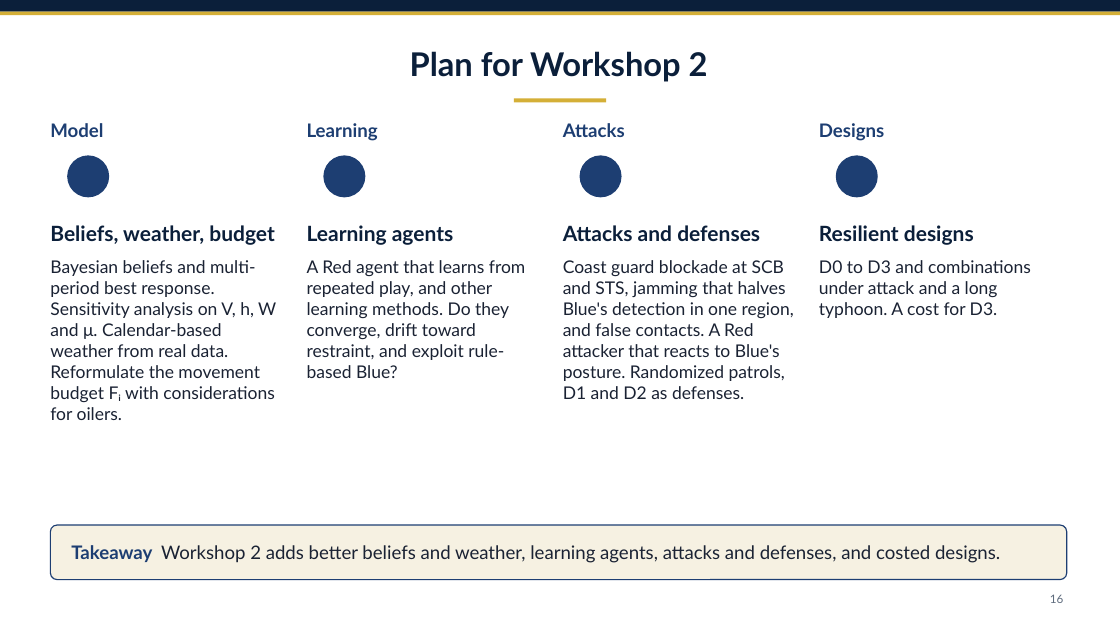
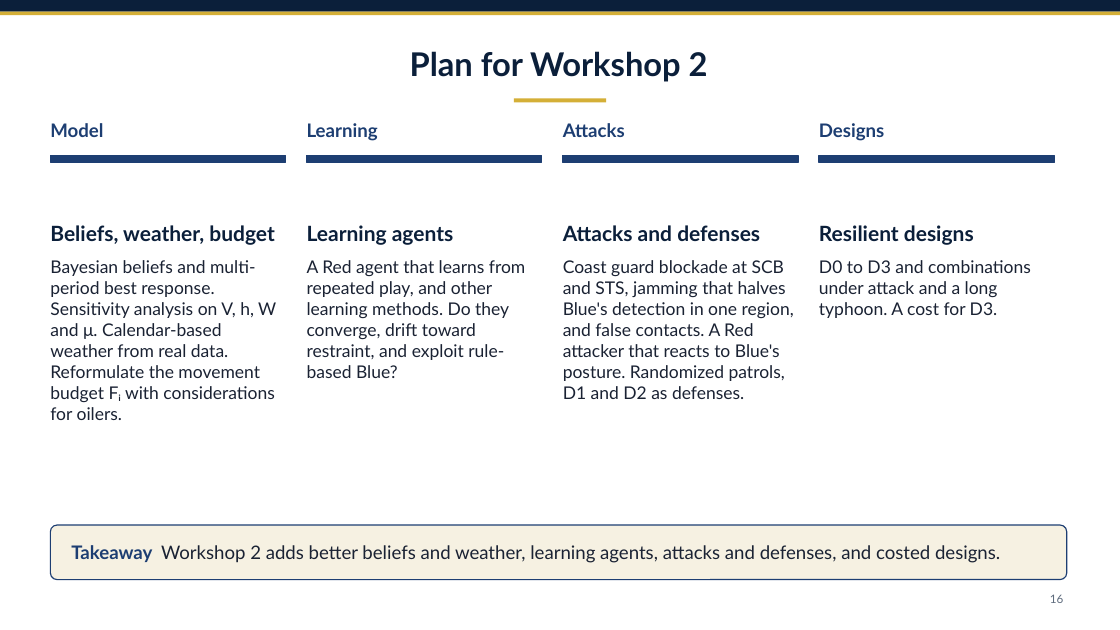
Before and after one commit to draggin-anchor/6.S974-Wargaming-Term-Project, a slide deck: slide 16 of deliverables/02-workshop1-slides.pptx. Drawn at 1120x630 pixels with LibreOffice and Linux fonts; fonts in the diff are those of the drawing. Boxes give left, top, right and bottom in pixels: in the first picture for what was removed or moved away, otherwise in the second. Text is boxed around its words. In the diff, an @@ line names an element or a change of style, - is before the commit and + after.

Commit message:
Workshop 1 slides: final pass and regenerated PDF

```diff
--- a/deliverables/02-workshop1-slides.pptx
+++ b/deliverables/02-workshop1-slides.pptx
@@ rectangle added at [50,155,286,162], fill #1D3E72, outline #1D3E72 1 pt @@
@@ ellipse removed at [67,155,109,197] @@
@@ rectangle added at [307,155,542,162], fill #1D3E72, outline #1D3E72 1 pt @@
@@ ellipse removed at [323,155,365,197] @@
@@ rectangle added at [563,155,798,162], fill #1D3E72, outline #1D3E72 1 pt @@
@@ ellipse removed at [580,155,622,197] @@
@@ rectangle added at [819,155,1054,162], fill #1D3E72, outline #1D3E72 1 pt @@
@@ ellipse removed at [836,155,878,197] @@
```
Also in this commit, not shown: 2 other files.
